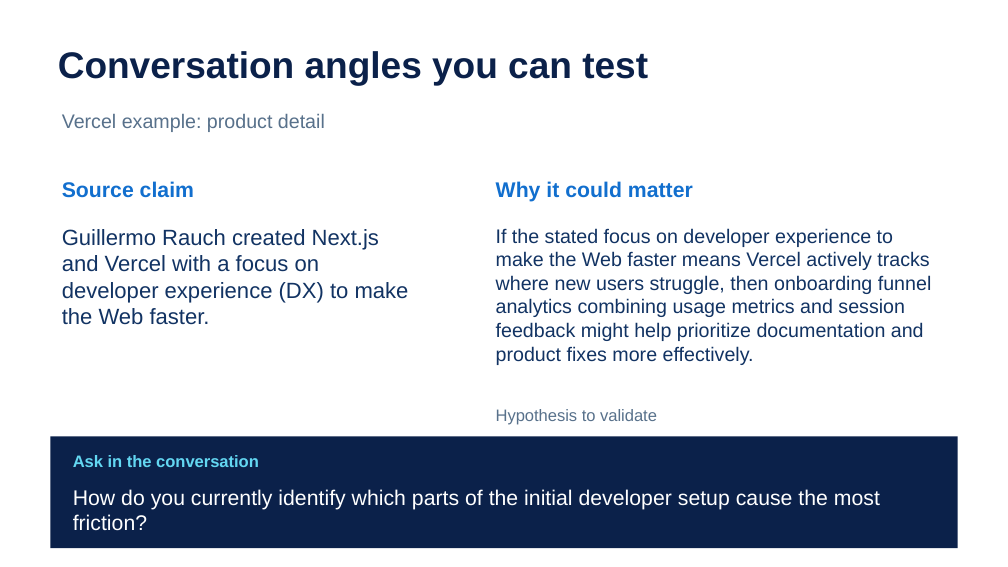
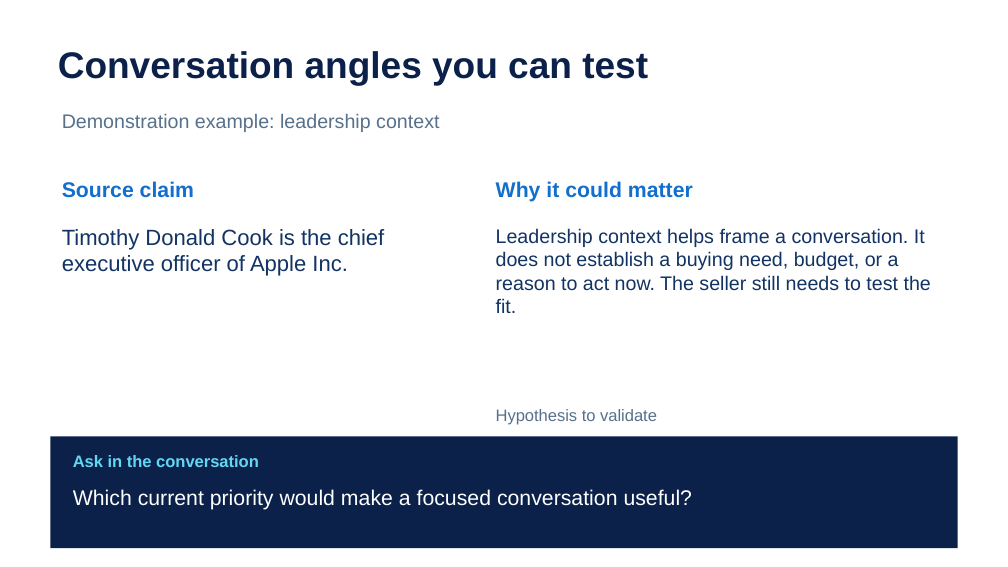
Before and after one commit to afnanahmadtariq/lead-trace, a slide deck: slide 7 of presentation/Lead-Trace-pitch-enhanced.pptx (slide 6 before the commit). Drawn at 1008x567 pixels with LibreOffice and Linux fonts; fonts in the diff are those of the drawing. Boxes give left, top, right and bottom in pixels: in the first picture for what was removed or moved away, otherwise in the second. Text is boxed around its words. In the diff, an @@ line names an element or a change of style, - is before the commit and + after.

```diff
--- a/presentation/Lead-Trace-pitch-enhanced.pptx
+++ b/presentation/Lead-Trace-pitch-enhanced.pptx
@@ text at [62, 114, 439, 132]: text changed @@
-Vercel example: product detail
+Demonstration example: leadership context
@@ text at [62, 229, 385, 276]: text changed @@
-Guillermo Rauch created Next.js and Vercel with a focus on developer experience (DX) to make the Web faster.
+Timothy Donald Cook is the chief executive officer of Apple Inc.
@@ text at [496, 228, 931, 313]: text changed @@
-If the stated focus on developer experience to make the Web faster means Vercel actively tracks where new users struggle, then onboarding funnel analytics combining usage metrics and session feedback might help prioritize documentation and product fixes more effectively.
+Leadership context helps frame a conversation. It does not establish a buying need, budget, or a reason to act now. The seller still needs to test the fit.
@@ text at [73, 489, 693, 510]: text changed @@
-How do you currently identify which parts of the initial developer setup cause the most friction?
+Which current priority would make a focused conversation useful?
```
Also in this commit, not shown: 5 other slides changed, 3 slides added, 1 slide removed, 30 other files.
